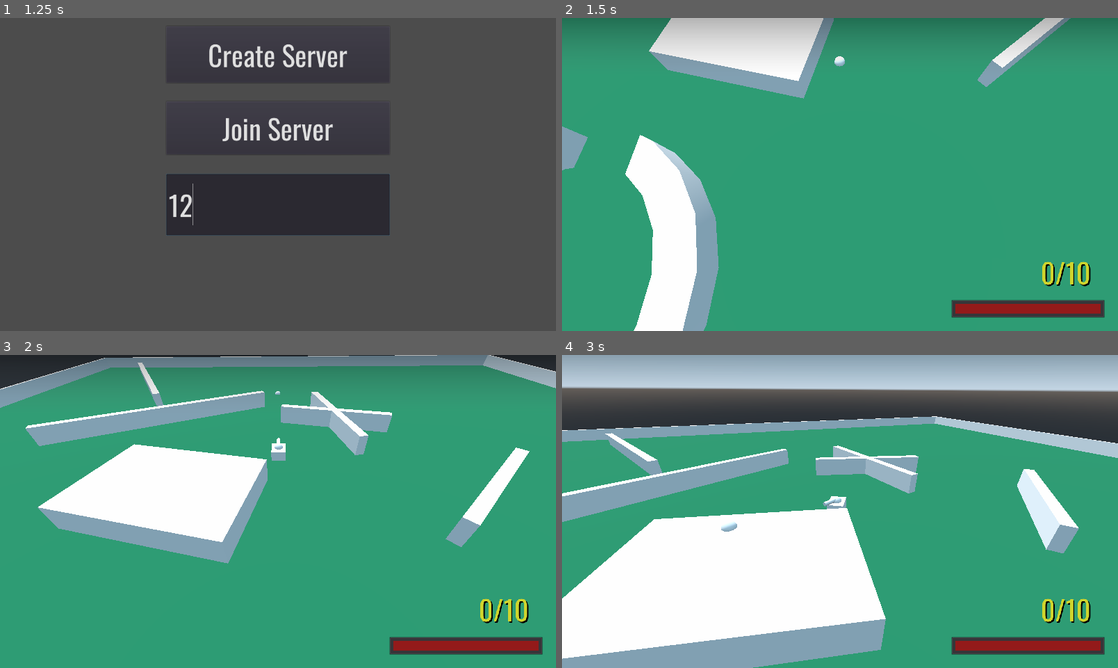
Above: before the commit, frames 1-4 (two rows, left to right).
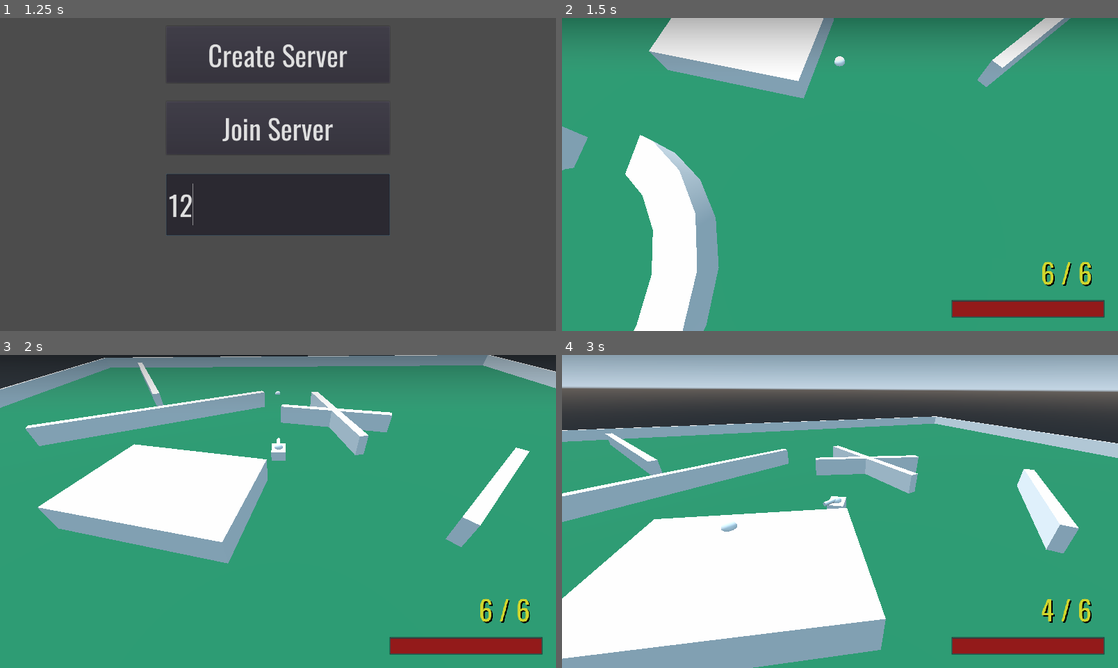
Above: after the commit, the same moments.

Repository: Joe676/Largely-Untitled-Tank-Game
Game: Godot game, scene res://UI/NetworkSetup.tscn
The game is run twice, just before and just after one commit, with the same random seed, the same clock (stepped at 60 frames per second) and the same inputs.
Inputs (mouse positions are in pixels of both pictures, inside the frame that each line leads up to):
- Up to frame 1 (1.25 s): click (278, 205) at 0.52 s; type "12" at 0.6 s
- Up to frame 2 (1.5 s): click "Create Server" at 1.25 s
- Up to frame 3 (2 s): no input
- Up to frame 4 (3 s): move the mouse to (962, 495) at 2.02 s; hold D (Right) 2.03-2.78 s; click (962, 495) at 2.1 s; move the mouse to (728, 527) at 2.77 s; hold S (Back) from 2.78 s (still down); click (728, 527) at 2.85 s

Frame 1 is identical in both runs. In frame 2, 0.8% of the frame differs, in the area x 70-98%, y 77-96%; in frame 3, 0.8%; in frame 4, 0.9%.
Error before the commit: Invalid get index '3' (on base: 'Array'). (res://Resources/GlobalScripts/Network.gd:15)

Commit message:
Menus + character timers + reloading + healing

Diff:
--- a/Godot Files/Player/OwnInfo.gd
+++ /dev/null
@@ -1,10 +0,0 @@
-extends Control
-
-onready var health_bar = $HealthBar
-
-func _ready():
-	health_bar.min_value = 0
-
-func _on_health_updated(new_amount, max_health):
-	health_bar.max_value = max_health
-	health_bar.value = new_amount
--- a/Godot Files/Player/TankProto.gd
+++ b/Godot Files/Player/TankProto.gd
@@ -1,9 +1,17 @@
 extends KinematicBody
 
 signal health_updated(new_value, max_health)#, player_id)
+signal bullets_updated(current_bullets, max_bullets)
 signal died
 
 onready var tween = $Tween
+onready var own_info_hud = $HUD/OwnInfo
+onready var reloading_lbl = $HUD/OwnInfo/VFlowContainer/ReloadingLabel
+
+onready var shooting_timer: Timer = $Timers/ShootingTimer
+onready var reload_timer: Timer = $Timers/ReloadTimer
+onready var pre_heal_timer: Timer = $Timers/PreHealTimer
+onready var heal_timer: Timer = $Timers/HealTimer
 
 export (PackedScene) var bullet_scene = load("res://Objects/Bullet.tscn")
 
@@ -27,15 +35,18 @@
 export(float) var bullet_size: float = 1.0 #scale
 var bullet_on_hit: Array = []
 
-var can_shoot: bool = true
-var is_reloading: bool = false
-
 var velocity: Vector3
 var angular_velocity: int
 
 var current_health: int setget set_current_health
 puppet var puppet_current_health: int setget set_puppet_current_health
 
+var current_bullets: int
+
+var is_reloading: bool = false
+var has_just_shot: bool = false
+var can_shoot: bool = true
+
 puppet var puppet_position = Vector3(0, 0, 0) setget set_puppet_position
 puppet var puppet_velocity = Vector3(0, 0, 0)
 
@@ -47,15 +58,32 @@
 
 func set_up():
 	if is_network_master():
-		connect("health_updated", $HUD/OwnInfo, "_on_health_updated")
+		connect("health_updated", own_info_hud, "_on_health_updated")
 		emit_signal("health_updated", current_health, max_health)
-		print("health signal connected")
+
+		connect("bullets_updated", own_info_hud, "_on_bullets_updated")
+		emit_signal("bullets_updated", current_bullets, max_bullets)
+
+		print("health and bullets signals connected")
 	else:
 		$HUD.visible = false
+
+func set_timers():
+	shooting_timer.stop()
+	reload_timer.stop()
+	pre_heal_timer.stop()
+	heal_timer.stop()
+	shooting_timer.wait_time = shooting_cooldown_time
+	reload_timer.wait_time = reload_time
+	pre_heal_timer.wait_time = time_to_healing
+	heal_timer.wait_time = time_between_healing
 
 func start_round():
 	current_health = max_health
 	$CollisionShape.disabled = false
+	set_timers()
+	current_bullets = max_bullets
+	emit_signal("bullets_updated", current_bullets, max_bullets)
 	# print("Player ", name, "is ready for the round")
 
 func _physics_process(delta):
@@ -68,7 +96,7 @@
 		var turn_input = int(Input.is_action_pressed("Left")) - int(Input.is_action_pressed("Right"))
 
 		if Input.is_action_just_pressed("MainAction") and can_shoot:
-			if not is_reloading:
+			if not has_just_shot and not is_reloading:
 				shoot()
 
 		# interpret inputs
@@ -96,6 +124,17 @@
 
 func shoot():
 	rpc("instance_bullet", get_tree().get_network_unique_id())
+	has_just_shot = true
+	shooting_timer.start()
+	current_bullets -= 1
+	emit_signal("bullets_updated", current_bullets, max_bullets)
+	if current_bullets == 0:
+		start_reload()
+
+func start_reload():
+	is_reloading = true
+	reload_timer.start()
+	reloading_lbl.visible = true
 
 func flatten(vector: Vector3) -> Vector3:
 	return Vector3(vector.x, 0, vector.z)
@@ -165,8 +204,27 @@
 		current_health = puppet_current_health
 
 func damage(amount):
+	heal_timer.stop()
+	heal_timer.paused = true
+	pre_heal_timer.start()
 	if get_tree().is_network_server():
 		rpc("update_health", -amount)
 
 sync func update_health(amount):
 	set_current_health(current_health + amount)
+
+func _on_ShootingTimer_timeout():
+	has_just_shot = false
+
+func _on_PreHealTimer_timeout():
+	heal_timer.paused = false
+	heal_timer.start()
+
+func _on_HealTimer_timeout():
+	update_health(healing_value)
+
+func _on_ReloadTimer_timeout():
+	is_reloading = false
+	current_bullets = max_bullets
+	emit_signal("bullets_updated", current_bullets, max_bullets)
+	reloading_lbl.visible = false
--- a/Godot Files/Player/TankProto.tscn
+++ b/Godot Files/Player/TankProto.tscn
@@ -63,4 +63,22 @@
 
 [node name="HUD" parent="." instance=ExtResource( 3 )]
 
+[node name="Timers" type="Node" parent="."]
+
+[node name="ShootingTimer" type="Timer" parent="Timers"]
+one_shot = true
+
+[node name="ReloadTimer" type="Timer" parent="Timers"]
+one_shot = true
+
+[node name="PreHealTimer" type="Timer" parent="Timers"]
+one_shot = true
+
+[node name="HealTimer" type="Timer" parent="Timers"]
+autostart = true
+
 [connection signal="timeout" from="NetworkTickRate" to="." method="_on_NetworkTickRate_timeout"]
+[connection signal="timeout" from="Timers/ShootingTimer" to="." method="_on_ShootingTimer_timeout"]
+[connection signal="timeout" from="Timers/ReloadTimer" to="." method="_on_ReloadTimer_timeout"]
+[connection signal="timeout" from="Timers/PreHealTimer" to="." method="_on_PreHealTimer_timeout"]
+[connection signal="timeout" from="Timers/HealTimer" to="." method="_on_HealTimer_timeout"]
--- a/Godot Files/Resources/GlobalScripts/Network.gd
+++ b/Godot Files/Resources/GlobalScripts/Network.gd
@@ -12,7 +12,9 @@
 puppet var puppet_networked_object_name_index: int setget set_puppet_networked_object_name_index
 
 func _ready():
-	ip_address = IP.get_local_addresses()[3]
+	print(IP.get_local_addresses())
+	# ip_address = IP.get_local_addresses()[3]
+	ip_address = IP.resolve_hostname(str(OS.get_environment("COMPUTERNAME")),1) #https://godotengine.org/qa/105799/how-to-get-local-ip-address
 	print("Found ip: " + ip_address)
 	get_tree().connect("connected_to_server", self, "_connected_to_server")
 	get_tree().connect("server_disconnected", self, "_server_disconnected")
--- /dev/null
+++ b/Godot Files/UI/CardsMenu.tscn
@@ -0,0 +1,46 @@
+[gd_scene load_steps=2 format=2]
+
+[ext_resource path="res://Resources/Themes/BaseTheme.tres" type="Theme" id=1]
+
+[node name="CardsMenu" type="Control"]
+anchor_right = 1.0
+anchor_bottom = 1.0
+
+[node name="ColorRect" type="ColorRect" parent="."]
+anchor_right = 1.0
+anchor_bottom = 1.0
+color = Color( 0.176471, 0.176471, 0.176471, 1 )
+__meta__ = {
+"_edit_lock_": true
+}
+
+[node name="Label" type="Label" parent="."]
+anchor_left = 0.5
+anchor_right = 0.5
+margin_top = 10.0
+margin_bottom = 14.0
+grow_horizontal = 2
+theme = ExtResource( 1 )
+text = "Choose a Card"
+uppercase = true
+
+[node name="HBoxContainer" type="HBoxContainer" parent="."]
+anchor_top = 0.5
+anchor_right = 1.0
+anchor_bottom = 0.5
+margin_top = -280.0
+margin_bottom = 280.0
+custom_constants/separation = 30
+alignment = 1
+
+[node name="Button" type="Button" parent="."]
+anchor_left = 0.5
+anchor_top = 1.0
+anchor_right = 0.5
+anchor_bottom = 1.0
+margin_top = -130.0
+margin_bottom = -20.0
+grow_horizontal = 2
+theme = ExtResource( 1 )
+text = "SELECT"
+flat = true
--- /dev/null
+++ b/Godot Files/UI/FinalMenu.tscn
@@ -0,0 +1,60 @@
+[gd_scene load_steps=2 format=2]
+
+[ext_resource path="res://Resources/Themes/BaseTheme.tres" type="Theme" id=1]
+
+[node name="FinalMenu" type="Control"]
+anchor_right = 1.0
+anchor_bottom = 1.0
+rect_pivot_offset = Vector2( -736, -110 )
+
+[node name="ColorRect" type="ColorRect" parent="."]
+anchor_right = 1.0
+anchor_bottom = 1.0
+color = Color( 0.176471, 0.176471, 0.176471, 1 )
+__meta__ = {
+"_edit_lock_": true
+}
+
+[node name="Title" type="Label" parent="."]
+anchor_left = 0.5
+anchor_right = 0.5
+margin_bottom = 14.0
+grow_horizontal = 2
+theme = ExtResource( 1 )
+text = "Game Finished!"
+uppercase = true
+
+[node name="FinalStandings" type="Label" parent="."]
+margin_right = 40.0
+margin_bottom = 14.0
+
+[node name="PodiumContainer" type="HBoxContainer" parent="."]
+anchor_top = 0.5
+anchor_right = 1.0
+anchor_bottom = 0.5
+margin_left = 362.0
+margin_top = -266.0
+margin_right = -406.0
+
+[node name="RestContainer" type="HBoxContainer" parent="."]
+anchor_top = 0.5
+anchor_right = 1.0
+anchor_bottom = 0.5
+margin_left = 362.0
+margin_right = -406.0
+margin_bottom = 266.0
+
+[node name="QuitBtn" type="Button" parent="."]
+anchor_left = 0.5
+anchor_top = 1.0
+anchor_right = 0.5
+anchor_bottom = 1.0
+margin_left = -5.0
+margin_top = -120.0
+margin_right = 7.0
+margin_bottom = -20.0
+grow_horizontal = 2
+grow_vertical = 0
+theme = ExtResource( 1 )
+text = "Quit to Menu"
+flat = true
--- a/Godot Files/UI/HUD.tscn
+++ b/Godot Files/UI/HUD.tscn
@@ -1,6 +1,6 @@
 [gd_scene load_steps=4 format=2]
 
-[ext_resource path="res://Player/OwnInfo.tscn" type="PackedScene" id=1]
+[ext_resource path="res://UI/OwnInfo/OwnInfo.tscn" type="PackedScene" id=1]
 
 [sub_resource type="Gradient" id=1]
 colors = PoolColorArray( 0, 0, 0, 0.290196, 0.441895, 0.441895, 0.441895, 0 )
--- /dev/null
+++ b/Godot Files/UI/HostMenu.tscn
@@ -0,0 +1,163 @@
+[gd_scene load_steps=3 format=2]
+
+[ext_resource path="res://Resources/Themes/BaseTheme.tres" type="Theme" id=1]
+
+[sub_resource type="StyleBoxLine" id=1]
+color = Color( 0.772549, 0.772549, 0.772549, 1 )
+thickness = 5
+
+[node name="HostMenu" type="Control"]
+anchor_right = 1.0
+anchor_bottom = 1.0
+
+[node name="ColorRect" type="ColorRect" parent="."]
+anchor_right = 1.0
+anchor_bottom = 1.0
+color = Color( 0.176471, 0.176471, 0.176471, 1 )
+__meta__ = {
+"_edit_lock_": true
+}
+
+[node name="Title" type="Label" parent="."]
+anchor_left = 0.5
+anchor_right = 0.5
+margin_top = 100.0
+grow_horizontal = 2
+theme = ExtResource( 1 )
+text = "HOST GAME"
+
+[node name="IPLbl" type="Label" parent="."]
+anchor_left = 0.5
+anchor_right = 0.5
+margin_left = -182.0
+margin_top = 195.0
+margin_right = 183.0
+margin_bottom = 291.0
+grow_horizontal = 2
+theme = ExtResource( 1 )
+text = "Your IP: 0.0.0.0"
+
+[node name="VPGoalLbl" type="Label" parent="."]
+anchor_left = 0.5
+anchor_top = 0.5
+anchor_right = 0.5
+anchor_bottom = 0.5
+margin_left = -483.0
+margin_top = -149.0
+margin_right = -63.0
+margin_bottom = -53.0
+grow_horizontal = 0
+theme = ExtResource( 1 )
+text = "Victory Point Goal"
+align = 2
+valign = 1
+
+[node name="VPSlider" type="HSlider" parent="."]
+anchor_left = 0.5
+anchor_top = 0.5
+anchor_right = 0.5
+anchor_bottom = 0.5
+margin_left = 38.0
+margin_top = -149.0
+margin_right = 416.0
+margin_bottom = -53.0
+mouse_default_cursor_shape = 6
+theme = ExtResource( 1 )
+custom_styles/slider = SubResource( 1 )
+min_value = 1.0
+max_value = 10.0
+value = 3.0
+scrollable = false
+tick_count = 10
+ticks_on_borders = true
+
+[node name="CurrentVP" type="Label" parent="VPSlider"]
+anchor_left = 1.0
+anchor_right = 1.0
+margin_left = 16.0
+margin_right = 84.0
+margin_bottom = 96.0
+theme = ExtResource( 1 )
+text = "3"
+
+[node name="NameLbl" type="Label" parent="."]
+anchor_left = 0.5
+anchor_top = 0.5
+anchor_right = 0.5
+anchor_bottom = 0.5
+margin_left = -328.0
+margin_top = -45.0
+margin_right = -61.0
+margin_bottom = 51.0
+grow_horizontal = 0
+theme = ExtResource( 1 )
+text = "Your Name"
+align = 2
+valign = 1
+
+[node name="NameInput" type="LineEdit" parent="."]
+anchor_left = 0.5
+anchor_top = 0.5
+anchor_right = 0.5
+anchor_bottom = 0.5
+margin_left = 38.0
+margin_top = -45.0
+margin_right = 416.0
+margin_bottom = 61.0
+theme = ExtResource( 1 )
+caret_blink = true
+
+[node name="ColourLbl" type="Label" parent="."]
+anchor_left = 0.5
+anchor_top = 0.5
+anchor_right = 0.5
+anchor_bottom = 0.5
+margin_left = -328.0
+margin_top = 68.0
+margin_right = -55.0
+margin_bottom = 164.0
+grow_horizontal = 0
+theme = ExtResource( 1 )
+text = "Your Colour"
+
+[node name="ColorPickerButton" type="ColorPickerButton" parent="."]
+anchor_left = 0.5
+anchor_top = 0.5
+anchor_right = 0.5
+anchor_bottom = 0.5
+margin_left = 38.0
+margin_top = 68.0
+margin_right = 416.0
+margin_bottom = 164.0
+flat = true
+color = Color( 1, 0, 0, 1 )
+
+[node name="BackBtn" type="Button" parent="."]
+anchor_left = 0.5
+anchor_top = 1.0
+anchor_right = 0.5
+anchor_bottom = 1.0
+margin_left = -5.0
+margin_top = -120.0
+margin_right = 7.0
+margin_bottom = -20.0
+grow_horizontal = 2
+grow_vertical = 0
+theme = ExtResource( 1 )
+text = "Back to Menu"
+flat = true
+
+[node name="StartBtn" type="Button" parent="."]
+anchor_left = 0.5
+anchor_top = 1.0
+anchor_right = 0.5
+anchor_bottom = 1.0
+margin_left = -163.0
+margin_top = -223.0
+margin_right = 165.0
+margin_bottom = -121.0
+grow_horizontal = 2
+grow_vertical = 0
+theme = ExtResource( 1 )
+text = "Start Game"
+flat = true
--- /dev/null
+++ b/Godot Files/UI/JoinMenu.tscn
@@ -0,0 +1,133 @@
+[gd_scene load_steps=2 format=2]
+
+[ext_resource path="res://Resources/Themes/BaseTheme.tres" type="Theme" id=1]
+
+[node name="JoinMenu" type="Control"]
+anchor_right = 1.0
+anchor_bottom = 1.0
+
+[node name="ColorRect" type="ColorRect" parent="."]
+anchor_right = 1.0
+anchor_bottom = 1.0
+color = Color( 0.176471, 0.176471, 0.176471, 1 )
+__meta__ = {
+"_edit_lock_": true
+}
+
+[node name="Title" type="Label" parent="."]
+anchor_left = 0.5
+anchor_right = 0.5
+margin_top = 100.0
+grow_horizontal = 2
+theme = ExtResource( 1 )
+text = "JOIN GAME"
+uppercase = true
+
+[node name="IPLbl" type="Label" parent="."]
+anchor_left = 0.5
+anchor_top = 0.5
+anchor_right = 0.5
+anchor_bottom = 0.5
+margin_left = -483.0
+margin_top = -149.0
+margin_right = -63.0
+margin_bottom = -53.0
+grow_horizontal = 0
+theme = ExtResource( 1 )
+text = "Server IP"
+align = 2
+valign = 1
+
+[node name="IPInput" type="LineEdit" parent="."]
+anchor_left = 0.5
+anchor_top = 0.5
+anchor_right = 0.5
+anchor_bottom = 0.5
+margin_left = 38.0
+margin_top = -149.0
+margin_right = 416.0
+margin_bottom = -43.0
+theme = ExtResource( 1 )
+caret_blink = true
+
+[node name="NameLbl" type="Label" parent="."]
+anchor_left = 0.5
+anchor_top = 0.5
+anchor_right = 0.5
+anchor_bottom = 0.5
+margin_left = -328.0
+margin_top = -45.0
+margin_right = -61.0
+margin_bottom = 51.0
+grow_horizontal = 0
+theme = ExtResource( 1 )
+text = "Your Name"
+align = 2
+valign = 1
+
+[node name="NameInput" type="LineEdit" parent="."]
+anchor_left = 0.5
+anchor_top = 0.5
+anchor_right = 0.5
+anchor_bottom = 0.5
+margin_left = 38.0
+margin_top = -45.0
+margin_right = 416.0
+margin_bottom = 61.0
+theme = ExtResource( 1 )
+caret_blink = true
+
+[node name="ColourLbl" type="Label" parent="."]
+anchor_left = 0.5
+anchor_top = 0.5
+anchor_right = 0.5
+anchor_bottom = 0.5
+margin_left = -328.0
+margin_top = 68.0
+margin_right = -55.0
+margin_bottom = 164.0
+grow_horizontal = 0
+theme = ExtResource( 1 )
+text = "Your Colour"
+
+[node name="ColorPickerButton" type="ColorPickerButton" parent="."]
+anchor_left = 0.5
+anchor_top = 0.5
+anchor_right = 0.5
+anchor_bottom = 0.5
+margin_left = 38.0
+margin_top = 68.0
+margin_right = 416.0
+margin_bottom = 164.0
+flat = true
+color = Color( 1, 0, 0, 1 )
+
+[node name="BackBtn" type="Button" parent="."]
+anchor_left = 0.5
+anchor_top = 1.0
+anchor_right = 0.5
+anchor_bottom = 1.0
+margin_left = -5.0
+margin_top = -120.0
+margin_right = 7.0
+margin_bottom = -20.0
+grow_horizontal = 2
+grow_vertical = 0
+theme = ExtResource( 1 )
+text = "Back to Menu"
+flat = true
+
+[node name="StartBtn" type="Button" parent="."]
+anchor_left = 0.5
+anchor_top = 1.0
+anchor_right = 0.5
+anchor_bottom = 1.0
+margin_left = -163.0
+margin_top = -223.0
+margin_right = 165.0
+margin_bottom = -121.0
+grow_horizontal = 2
+grow_vertical = 0
+theme = ExtResource( 1 )
+text = "Start Game"
+flat = true
--- /dev/null
+++ b/Godot Files/UI/Lobby.tscn
@@ -0,0 +1,87 @@
+[gd_scene load_steps=2 format=2]
+
+[ext_resource path="res://Resources/Themes/BaseTheme.tres" type="Theme" id=1]
+
+[node name="Lobby" type="Control"]
+anchor_right = 1.0
+anchor_bottom = 1.0
+
+[node name="ColorRect" type="ColorRect" parent="."]
+anchor_right = 1.0
+anchor_bottom = 1.0
+color = Color( 0.176471, 0.176471, 0.176471, 1 )
+__meta__ = {
+"_edit_lock_": true
+}
+
+[node name="Title" type="Label" parent="."]
+anchor_left = 0.5
+anchor_right = 0.5
+margin_top = 40.0
+grow_horizontal = 2
+theme = ExtResource( 1 )
+text = "Lobby"
+uppercase = true
+
+[node name="ServerIP" type="Label" parent="."]
+anchor_left = 0.5
+anchor_right = 0.5
+margin_left = -79.0
+margin_top = 136.0
+margin_right = 80.0
+margin_bottom = 232.0
+grow_horizontal = 2
+theme = ExtResource( 1 )
+text = "Server IP: 0.0.0.0"
+
+[node name="NumberOfPlayers" type="Label" parent="."]
+anchor_left = 0.5
+anchor_right = 0.5
+margin_left = -204.0
+margin_top = 232.0
+margin_right = 205.0
+margin_bottom = 328.0
+grow_horizontal = 2
+theme = ExtResource( 1 )
+text = "# players connected"
+
+[node name="VBoxContainer" type="VBoxContainer" parent="."]
+anchor_top = 0.5
+anchor_right = 1.0
+anchor_bottom = 0.5
+margin_left = 130.0
+margin_top = -130.0
+margin_right = -130.0
+margin_bottom = 317.0
+grow_horizontal = 2
+grow_vertical = 2
+
+[node name="BackBtn" type="Button" parent="."]
+anchor_left = 0.5
+anchor_top = 1.0
+anchor_right = 0.5
+anchor_bottom = 1.0
+margin_left = -5.0
+margin_top = -120.0
+margin_right = 7.0
+margin_bottom = -20.0
+grow_horizontal = 2
+grow_vertical = 0
+theme = ExtResource( 1 )
+text = "Back to Menu"
+flat = true
+
+[node name="StartBtn" type="Button" parent="."]
+anchor_left = 0.5
+anchor_top = 1.0
+anchor_right = 0.5
+anchor_bottom = 1.0
+margin_left = -163.0
+margin_top = -223.0
+margin_right = 165.0
+margin_bottom = -121.0
+grow_horizontal = 2
+grow_vertical = 0
+theme = ExtResource( 1 )
+text = "Start Game"
+flat = true
--- /dev/null
+++ b/Godot Files/UI/MainMenu.tscn
@@ -0,0 +1,100 @@
+[gd_scene load_steps=4 format=2]
+
+[ext_resource path="res://Resources/Themes/BaseTheme.tres" type="Theme" id=1]
+
+[sub_resource type="Gradient" id=1]
+interpolation_mode = 2
+colors = PoolColorArray( 1, 1, 1, 0.988142, 1, 1, 1, 0 )
+
+[sub_resource type="GradientTexture2D" id=2]
+gradient = SubResource( 1 )
+fill = 1
+fill_from = Vector2( 0.5, 0.5 )
+fill_to = Vector2( 0, 1 )
+
+[node name="MainMenu" type="Control"]
+anchor_right = 1.0
+anchor_bottom = 1.0
+
+[node name="ColorRect" type="ColorRect" parent="."]
+anchor_right = 1.0
+anchor_bottom = 1.0
+margin_left = -2.0
+margin_right = -2.0
+color = Color( 0.176471, 0.176471, 0.176471, 1 )
+__meta__ = {
+"_edit_lock_": true
+}
+
+[node name="Title" type="Label" parent="."]
+anchor_left = 0.5
+anchor_right = 0.5
+margin_left = -20.0
+margin_top = 100.0
+margin_right = 20.0
+margin_bottom = 200.0
+grow_horizontal = 2
+grow_vertical = 2
+theme = ExtResource( 1 )
+text = "TANK GAME"
+align = 1
+valign = 1
+
+[node name="Buttons" type="Node" parent="."]
+
+[node name="HostButton" type="Button" parent="Buttons"]
+anchor_left = 1.0
+anchor_top = 0.5
+anchor_right = 1.0
+anchor_bottom = 0.5
+margin_left = -465.0
+margin_top = -185.0
+margin_right = -178.0
+margin_bottom = -83.0
+grow_horizontal = 0
+grow_vertical = 2
+theme = ExtResource( 1 )
+text = "HOST GAME"
+flat = true
+
+[node name="JoinButton" type="Button" parent="Buttons"]
+anchor_left = 1.0
+anchor_top = 0.5
+anchor_right = 1.0
+anchor_bottom = 0.5
+margin_left = -465.0
+margin_top = -45.0
+margin_right = -178.0
+margin_bottom = 57.0
+grow_horizontal = 0
+grow_vertical = 2
+theme = ExtResource( 1 )
+text = "JOIN GAME"
+flat = true
+
+[node name="QuitButton" type="Button" parent="Buttons"]
+anchor_left = 1.0
+anchor_top = 0.5
+anchor_right = 1.0
+anchor_bottom = 0.5
+margin_left = -465.0
+margin_top = 91.0
+margin_right = -178.0
+margin_bottom = 193.0
+grow_horizontal = 0
+grow_vertical = 2
+theme = ExtResource( 1 )
+text = "QUIT"
+flat = true
+
+[node name="TextureRect" type="TextureRect" parent="."]
+anchor_top = 0.5
+anchor_bottom = 0.5
+margin_left = 177.0
+margin_top = -200.0
+margin_right = 855.0
+margin_bottom = 200.0
+grow_horizontal = 2
+grow_vertical = 2
+texture = SubResource( 2 )
+expand = true
--- /dev/null
+++ b/Godot Files/UI/OwnInfo/OwnInfo.gd
@@ -0,0 +1,14 @@
+extends Control
+
+onready var health_bar = $HealthBar
+onready var bullets_lbl = $VFlowContainer/AmmoAmount
+
+func _ready():
+	health_bar.min_value = 0
+
+func _on_health_updated(new_amount, max_health):
+	health_bar.max_value = max_health
+	health_bar.value = new_amount
+
+func _on_bullets_updated(current_bullets, max_bullets):
+	bullets_lbl.text = "%d / %d" % [current_bullets, max_bullets]
--- a/Godot Files/Player/OwnInfo.tscn
+++ b/Godot Files/UI/OwnInfo/OwnInfo.tscn
@@ -1,7 +1,7 @@
 [gd_scene load_steps=8 format=2]
 
 [ext_resource path="res://Resources/Fonts/Oswald-VariableFont_wght.ttf" type="DynamicFontData" id=1]
-[ext_resource path="res://Player/OwnInfo.gd" type="Script" id=2]
+[ext_resource path="res://UI/OwnInfo/OwnInfo.gd" type="Script" id=2]
 
 [sub_resource type="Gradient" id=6]
 interpolation_mode = 2
@@ -14,10 +14,10 @@
 
 [sub_resource type="StyleBoxFlat" id=3]
 bg_color = Color( 0.580392, 0.105882, 0.105882, 1 )
-border_width_left = 10
-border_width_top = 10
-border_width_right = 10
-border_width_bottom = 10
+border_width_left = 4
+border_width_top = 4
+border_width_right = 4
+border_width_bottom = 4
 border_color = Color( 0.8, 0.8, 0.8, 0 )
 
 [sub_resource type="DynamicFont" id=4]
@@ -70,13 +70,12 @@
 grow_horizontal = 0
 grow_vertical = 0
 
-[node name="AmmoLabel" type="Label" parent="VFlowContainer"]
+[node name="ReloadingLabel" type="Label" parent="VFlowContainer"]
 visible = false
-margin_top = 50.0
-margin_right = 71.0
+margin_right = 120.0
 margin_bottom = 45.0
 custom_fonts/font = SubResource( 4 )
-text = "AMMO"
+text = "reloading..."
 
 [node name="AmmoAmount" type="Label" parent="VFlowContainer"]
 margin_right = 115.0
@@ -87,3 +86,4 @@
 custom_constants/shadow_offset_y = 3
 custom_fonts/font = SubResource( 5 )
 text = "0/10"
+align = 2
--- /dev/null
+++ b/Godot Files/UI/PauseMenu.tscn
@@ -0,0 +1,100 @@
+[gd_scene load_steps=2 format=2]
+
+[ext_resource path="res://Resources/Themes/BaseTheme.tres" type="Theme" id=1]
+
+[node name="PauseMenu" type="Control"]
+anchor_right = 1.0
+anchor_bottom = 1.0
+
+[node name="ColorRect" type="ColorRect" parent="."]
+anchor_right = 1.0
+anchor_bottom = 1.0
+color = Color( 0.176471, 0.176471, 0.176471, 1 )
+__meta__ = {
+"_edit_lock_": true
+}
+
+[node name="Title" type="Label" parent="."]
+anchor_left = 0.5
+anchor_right = 0.5
+margin_bottom = 14.0
+grow_horizontal = 2
+theme = ExtResource( 1 )
+text = "Game Paused"
+uppercase = true
+
+[node name="HBoxContainer" type="HBoxContainer" parent="."]
+anchor_left = 0.5
+anchor_right = 0.5
+margin_left = -422.5
+margin_top = 96.0
+margin_right = 422.5
+margin_bottom = 192.0
+grow_horizontal = 2
+custom_constants/separation = 20
+alignment = 1
+
+[node name="ServerIP" type="Label" parent="HBoxContainer"]
+margin_right = 424.0
+margin_bottom = 96.0
+grow_horizontal = 2
+theme = ExtResource( 1 )
+text = "Server IP : 0.0.0.0"
+
+[node name="Name" type="Label" parent="HBoxContainer"]
+margin_left = 444.0
+margin_right = 845.0
+margin_bottom = 96.0
+theme = ExtResource( 1 )
+text = "Your name: *****"
+
+[node name="CardsLbl" type="Label" parent="."]
+anchor_left = 0.5
+anchor_right = 0.5
+margin_left = -626.0
+margin_top = 192.0
+margin_right = -371.0
+margin_bottom = 288.0
+theme = ExtResource( 1 )
+text = "Your Cards"
+
+[node name="CardsGrid" type="GridContainer" parent="."]
+anchor_left = 0.5
+anchor_top = 0.5
+anchor_right = 0.5
+anchor_bottom = 0.5
+margin_left = -626.0
+margin_top = -252.0
+margin_right = 670.0
+margin_bottom = 317.0
+columns = 5
+
+[node name="QuitBtn" type="Button" parent="."]
+anchor_left = 0.5
+anchor_top = 1.0
+anchor_right = 0.5
+anchor_bottom = 1.0
+margin_left = -5.0
+margin_top = -120.0
+margin_right = 7.0
+margin_bottom = -20.0
+grow_horizontal = 2
+grow_vertical = 0
+theme = ExtResource( 1 )
+text = "Quit to Menu"
+flat = true
+
+[node name="ResumeBtn" type="Button" parent="."]
+anchor_left = 0.5
+anchor_top = 1.0
+anchor_right = 0.5
+anchor_bottom = 1.0
+margin_left = -163.0
+margin_top = -223.0
+margin_right = 165.0
+margin_bottom = -121.0
+grow_horizontal = 2
+grow_vertical = 0
+theme = ExtResource( 1 )
+text = "Resume Game"
+flat = true
--- /dev/null
+++ b/Godot Files/UI/WaitingMenu.tscn
@@ -0,0 +1,43 @@
+[gd_scene load_steps=2 format=2]
+
+[ext_resource path="res://Resources/Themes/BaseTheme.tres" type="Theme" id=1]
+
+[node name="WaitingMenu" type="Control"]
+anchor_right = 1.0
+anchor_bottom = 1.0
+
+[node name="ColorRect" type="ColorRect" parent="."]
+anchor_right = 1.0
+anchor_bottom = 1.0
+color = Color( 0.176471, 0.176471, 0.176471, 1 )
+__meta__ = {
+"_edit_lock_": true
+}
+
+[node name="Waiting" type="Label" parent="."]
+anchor_top = 1.0
+anchor_right = 1.0
+anchor_bottom = 1.0
+margin_top = -96.0
+theme = ExtResource( 1 )
+text = "Waiting for other players..."
+align = 1
+valign = 1
+
+[node name="HBoxContainer" type="HBoxContainer" parent="."]
+anchor_top = 0.5
+anchor_right = 1.0
+anchor_bottom = 0.5
+margin_top = -200.0
+margin_bottom = 200.0
+grow_horizontal = 2
+grow_vertical = 2
+alignment = 1
+
+[node name="Label" type="Label" parent="."]
+margin_left = 108.0
+margin_top = 92.0
+margin_right = 536.0
+margin_bottom = 188.0
+theme = ExtResource( 1 )
+text = "Current standings:"
--- a/Godot Files/project.godot
+++ b/Godot Files/project.godot
@@ -17,7 +17,7 @@
 [autoload]
 
 Network="*res://Resources/GlobalScripts/Network.gd"
-Global="*res://Global.gd"
+Global="*res://Resources/GlobalScripts/Global.gd"
 PersistentNodes="*res://Resources/GlobalScripts/PersistentNodes.tscn"
 
 [display]
Renamed: Godot Files/Global.gd -> Godot Files/Resources/GlobalScripts/Global.gd
